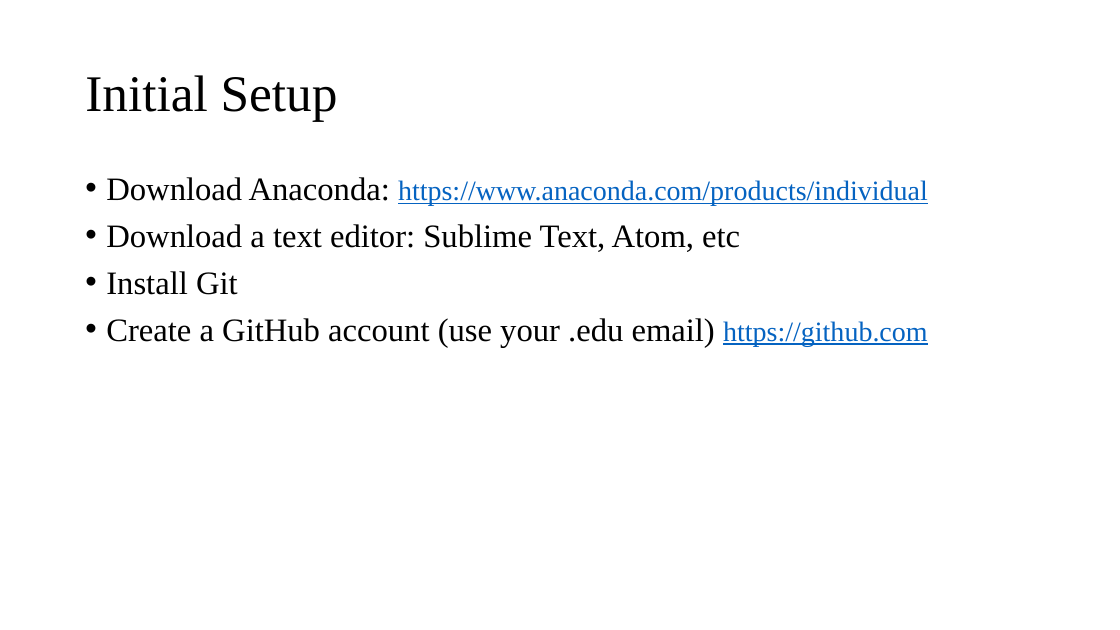
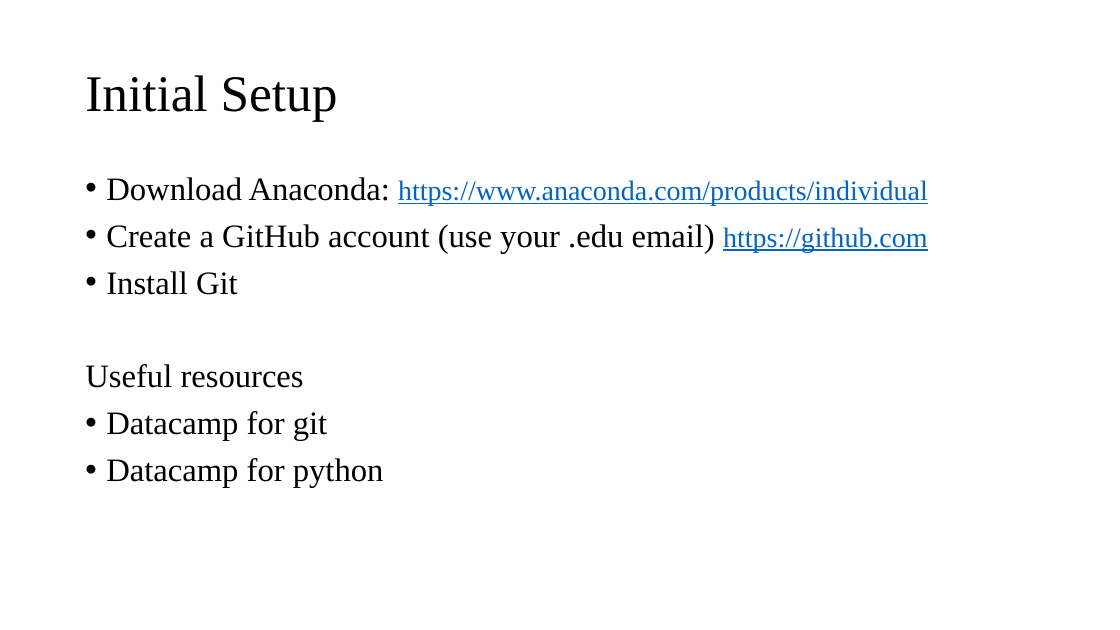
Before and after one commit to Amirosimani/Machine_Learning_Pratt, a slide deck: slide 2 of labs/lab_01.pptx. Drawn at 1120x630 pixels with LibreOffice and Linux fonts; fonts in the diff are those of the drawing. Boxes give left, top, right and bottom in pixels: in the first picture for what was removed or moved away, otherwise in the second. Text is boxed around its words. In the diff, an @@ line names an element or a change of style, - is before the commit and + after.

```diff
--- a/labs/lab_01.pptx
+++ b/labs/lab_01.pptx
@@ text at box(106, 224, 927, 253): text changed @@
-• Download a text editor: Sublime Text, Atom, etc
+• Create a GitHub account (use your .edu email) https://github.com
@@ text at box(85, 364, 384, 488): text changed @@
-• Create a GitHub account (use your .edu email) https://github.com
+Useful resources
+• Datacamp for git
+• Datacamp for python
```
Also in this commit, not shown: 4 other files.
